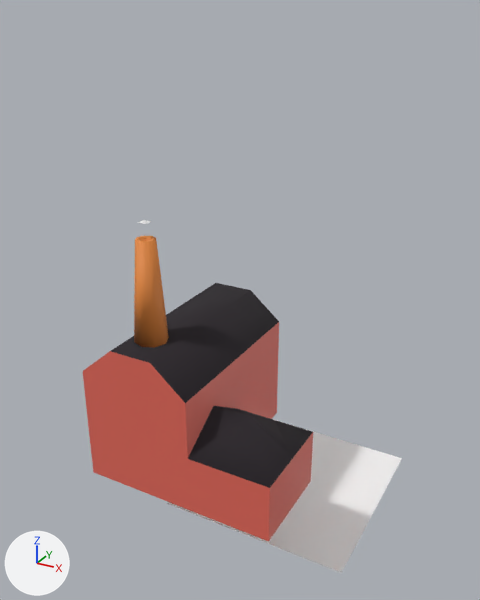
One commit to the glTF model assets/coal1.gltf: the scene before it, then after it.
Rendered twice from a 50 mm lens placed at (2.06, -3.51, 2.96), pointed at (-0.04, 0.32, 1.05). The axes (+X, +Y, +Z) are drawn at lower left. The lights are the same throughout. Where no turn or scale is listed for an object, it has been applied to the vertices.
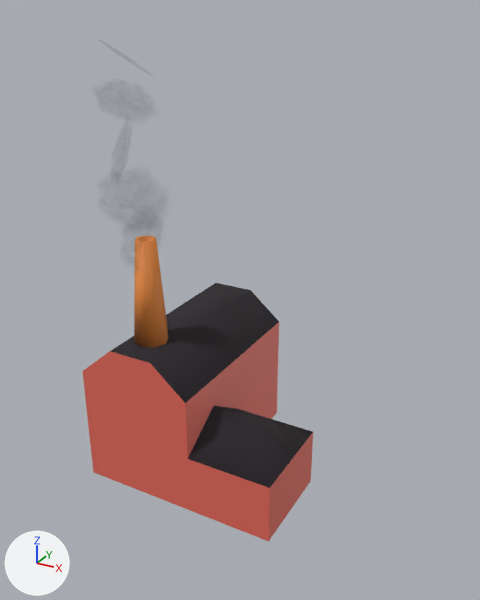
Location of each change, [x1, y1, x2, y2] in pixels of the pictures (480 x 600 px):
'SmokePart', surface changed, moved, turned, rescaled (not visible afterwards): before [167, 419, 402, 573]
'Plane', surface changed, recoloured, turned, rescaled (not visible afterwards): before [138, 220, 151, 224]

Patch to the scene script:
```diff
--- a/assets/coal1.gltf.py
+++ b/assets/coal1.gltf.py
@@ img_smoke @@
+img_smoke = load_image('smoke', '_unpacked/smoke', 500, 500, 'sRGB')
@@ mat_material_006 @@
 mat_material_006 = principled_material('Material.006')
-mat_material_006.base_color = (1.0, 1.0, 1.0)  # white #ffffff
-mat_material_006.metallic = 1.0
+mat_material_006.texture = img_smoke  # with its transparency
 mat_material_006.roughness = 1.0
@@ me_plane @@
 me_plane.from_pydata(...)  # 4 vertices, 2 faces; spans x -1.0..1.0, y -1.0..1.0, z 0.0
+me_plane.materials.append(mat_material_006)  # picture img_smoke
@@ ob_plane @@
 ob_plane.location = (-0.311, -0.395, 1.783)
-ob_plane.scale = (0.0303, 0.0303, 0.0303)
+ob_plane.rotation_euler = (0.0, -1.434, -0.917)  # degrees (0, -82, -53)
+ob_plane.scale = (0.263, 0.263, 0.263)
@@ ob_smokepart @@
 ob_smokepart = bpy.data.objects.new('SmokePart', me_plane_001)
-ob_smokepart.location = (0.275, 0.596, -0.612)
-ob_smokepart.scale = (0.729, 0.729, 0.729)
+ob_smokepart.location = (-0.291, -0.435, 1.679)
+ob_smokepart.rotation_euler = (0.0, -1.434, 0.0)  # degrees (0, -82, 0)
+ob_smokepart.scale = (0.263, 0.263, 0.263)
```
